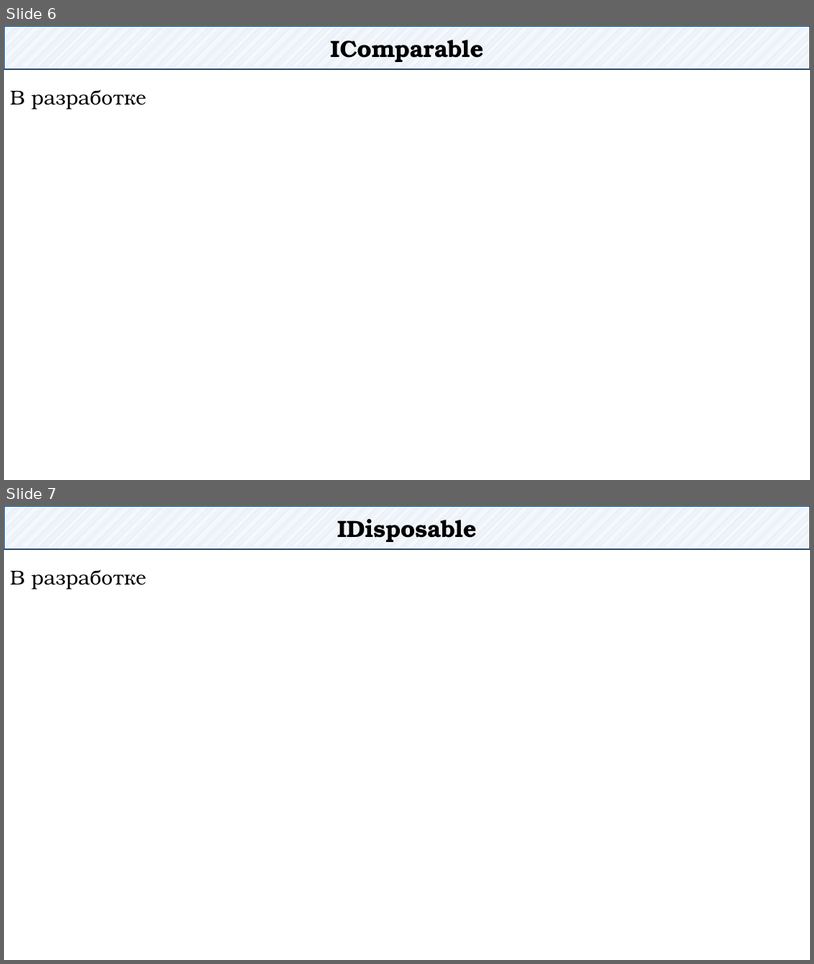
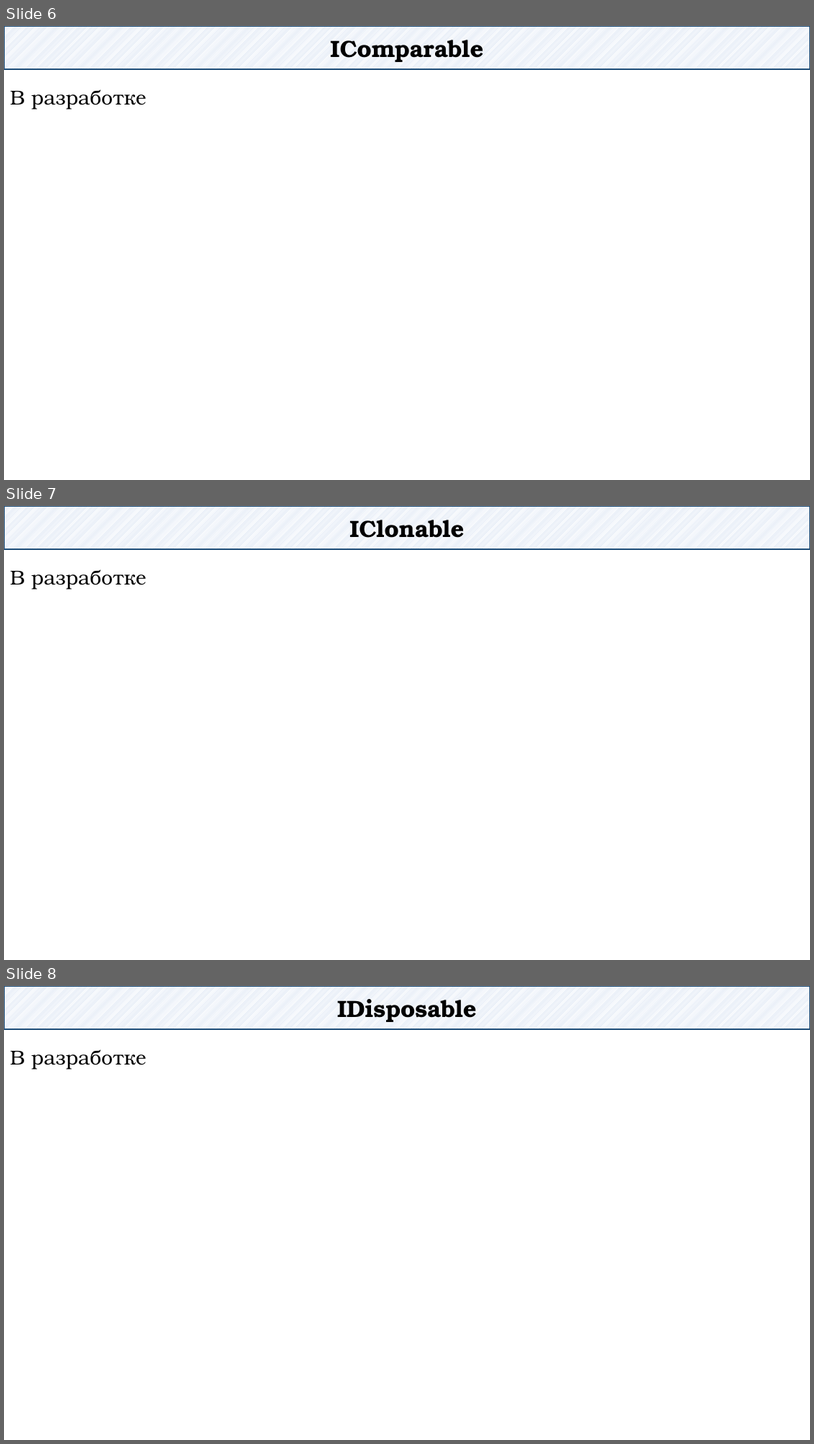
Before and after one commit to DaniilKlyukin/ITiP-2, a slide deck: Лекции/ИТиП 2 лек 4.pptx. Shown one above the other, each under a label of ours: slides 6 and 7 before the commit, slides 6, 7 and 8 after it. The pictures are 814x964 and 814x1444 pixels, drawn with LibreOffice and Linux fonts; fonts in the diff are those of the drawing. Boxes give left, top, right and bottom in pixels: in the first picture for what was removed or moved away, otherwise in the second. Text is boxed around its words. In the diff, an @@ line names an element or a change of style, - is before the commit and + after.

```diff
--- a/Лекции/ИТиП 2 лек 4.pptx
+++ b/Лекции/ИТиП 2 лек 4.pptx
@@ slide 7 added at (x1=4, y1=506, x2=810, y2=960), background #FFFFFF @@
@@ rectangle added at (x1=4, y1=506, x2=810, y2=549), fill pattern #B4C7E7 on #FFFFFF, outline #1F4E79 1.25 pt, 28 pt, text #000000, bold @@
+IClonable
@@ text added at (x1=10, y1=569, x2=147, y2=590), 24 pt, text #000000 @@
+В разработке
@@ what was slide 7 is now slide 8 @@
```
